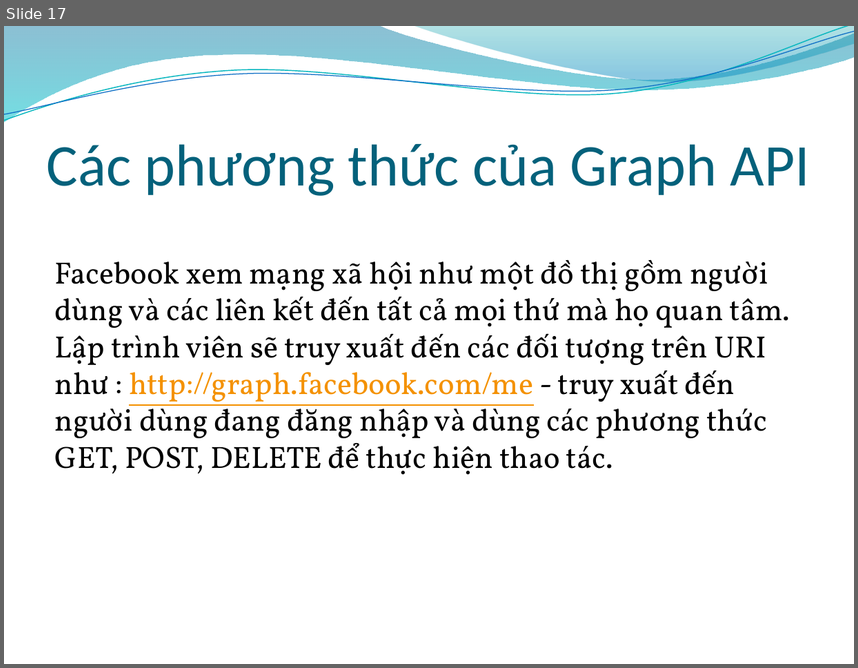
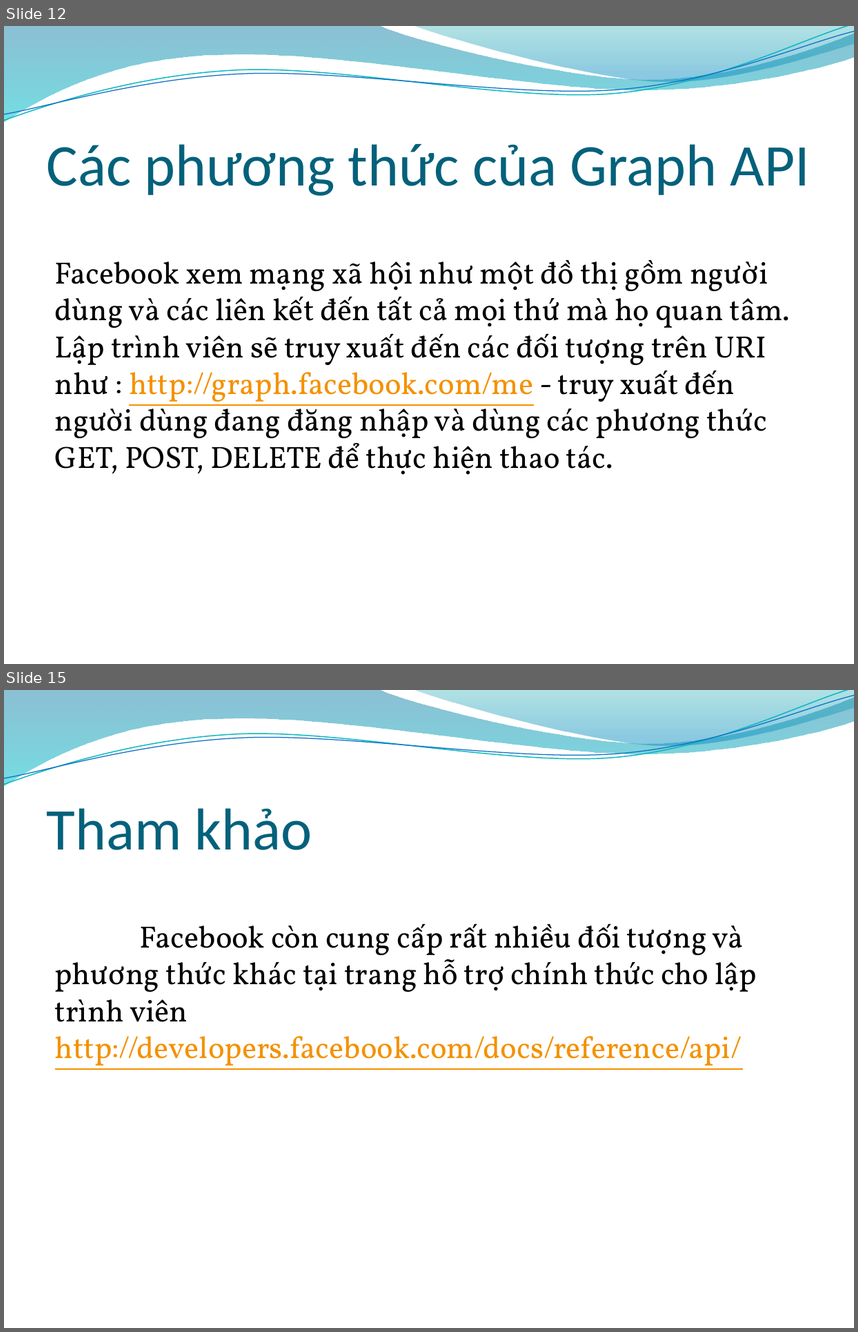
Before and after one commit to tuankit/web-api-project, a slide deck: 0912397_0912403_0912409_FacebookAPI_10/Slide/Facebook API.pptx. Shown one above the other, each under a label of ours: slide 17 before the commit, slides 12 and 15 after it; the slides between them are not shown. The pictures are 858x668 and 858x1332 pixels, drawn with LibreOffice and Linux fonts; fonts in the diff are those of the drawing; background and template pictures are left out. Boxes give left, top, right and bottom in pixels: in the first picture for what was removed or moved away, otherwise in the second. Text is boxed around its words. In the diff, an @@ line names an element or a change of style, - is before the commit and + after.

```diff
--- a/0912397_0912403_0912409_FacebookAPI_10/Slide/Facebook API.pptx
+++ b/0912397_0912403_0912409_FacebookAPI_10/Slide/Facebook API.pptx
@@ slide 15 added at (4, 690, 854, 1328), background picture (left out); not listed: 4 template elements that a slide beside it also shows @@
@@ title added at (47, 808, 312, 850), 50 pt, text #04617B @@
+Tham khảo
@@ text added at (55, 923, 757, 1069), 26 pt, text #000000 @@
+Facebook còn cung cấp rất nhiều đối tượng và phương thức khác tại trang hỗ trợ chính thức cho lập trình viên http://developers.facebook.com/docs/reference/api/
@@ what was slide 17 is now slide 12 @@
```
Also in this commit, not shown: 6 slides changed, 1 other slide added, 6 slides removed.
